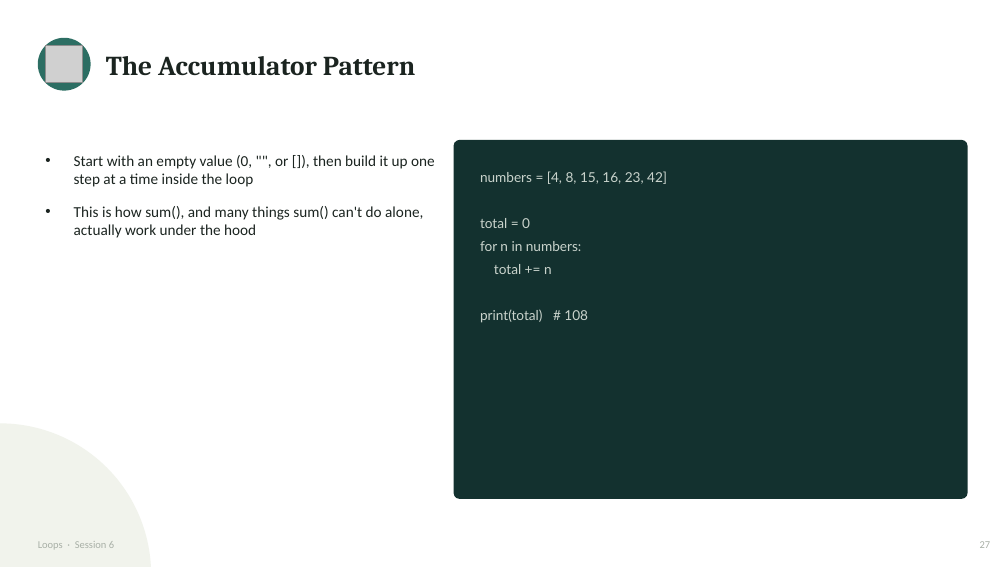
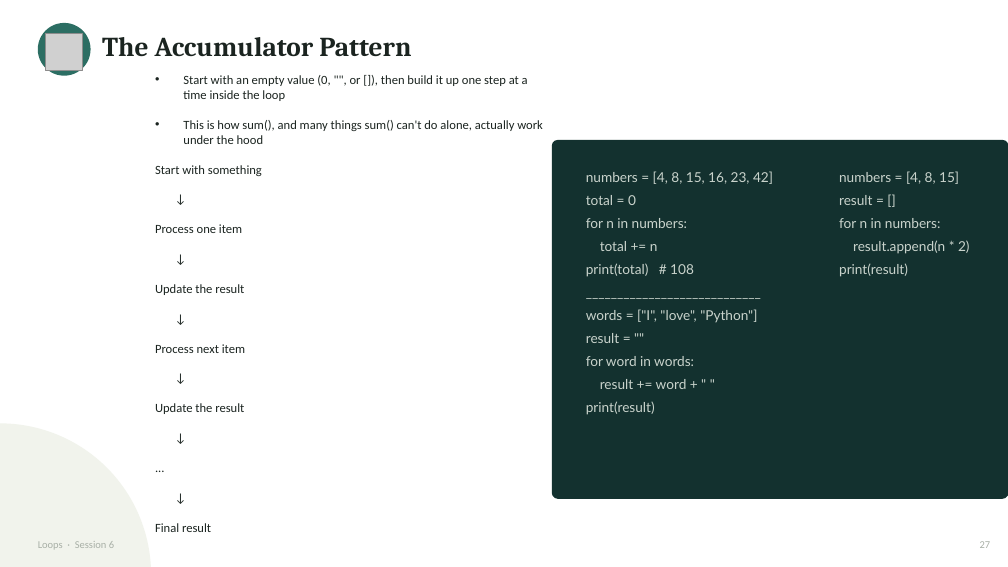
Before and after one commit to waseem-development/ai-ml-course, a slide deck: slide 27 of slides/1_python_slides/5_loops.pptx. Drawn at 1008x567 pixels with LibreOffice and Linux fonts; fonts in the diff are those of the drawing; grey boxes stand for pictures. Boxes give left, top, right and bottom in pixels: in the first picture for what was removed or moved away, otherwise in the second. Text is boxed around its words. In the diff, an @@ line names an element or a change of style, - is before the commit and + after.

```diff
--- a/slides/1_python_slides/5_loops.pptx
+++ b/slides/1_python_slides/5_loops.pptx
@@ ellipse: place and size @@
-ellipse at <box>38,38,91,91</box>
+ellipse at <box>38,23,91,76</box>
@@ text "The Accumulator Pattern": place and size @@
-text "The Accumulator Pattern" at <box>106,56,415,75</box>
+text "The Accumulator Pattern" at <box>102,37,411,56</box>
@@ picture: place and size @@
-picture at <box>46,46,83,83</box>
+picture at <box>46,34,83,71</box>
@@ text "Start with an empty value ...": place and size @@
-text "Start with an empty value ..." at <box>74,155,435,238</box>
+text "Start with an empty value ..." at <box>155,75,543,414</box>
@@ text at <box>183,75,543,144</box>: size 14.5 to 12 pt in "Start with an empty value (0, "", ...", "This is how sum(), and many things ..." @@
@@ rounded rectangle: place and size @@
-rounded rectangle at <box>454,140,968,499</box>
+rounded rectangle at <box>552,140,1008,499</box>
@@ text at <box>155,165,262,414</box>: paragraphs added @@
+Start with something
+↓
+Process one item
+↓
+Update the result
+↓
+Process next item
+↓
+Update the result
+↓
+...
+↓
+Final result
@@ text "numbers = [4, 8, 15, ...": place and size @@
-text "numbers = [4, 8, 15, ..." at <box>480,171,667,323</box>
+text "numbers = [4, 8, 15, ..." at <box>586,171,773,415</box>
@@ text added at <box>839,171,970,277</box>, 13 pt, text #C9D3CC @@
+numbers = [4, 8, 15]
+result = []
+for n in numbers:
+result.append(n * 2)
+print(result)
@@ text at <box>586,263,757,415</box>: text changed @@
-print(total) # 108
+print(total) # 108
+____________________________
+words = ["I", "love", "Python"]
+result = ""
+for word in words:
+result += word + " "
+print(result)
```
Also in this commit, not shown: 9 other files.
